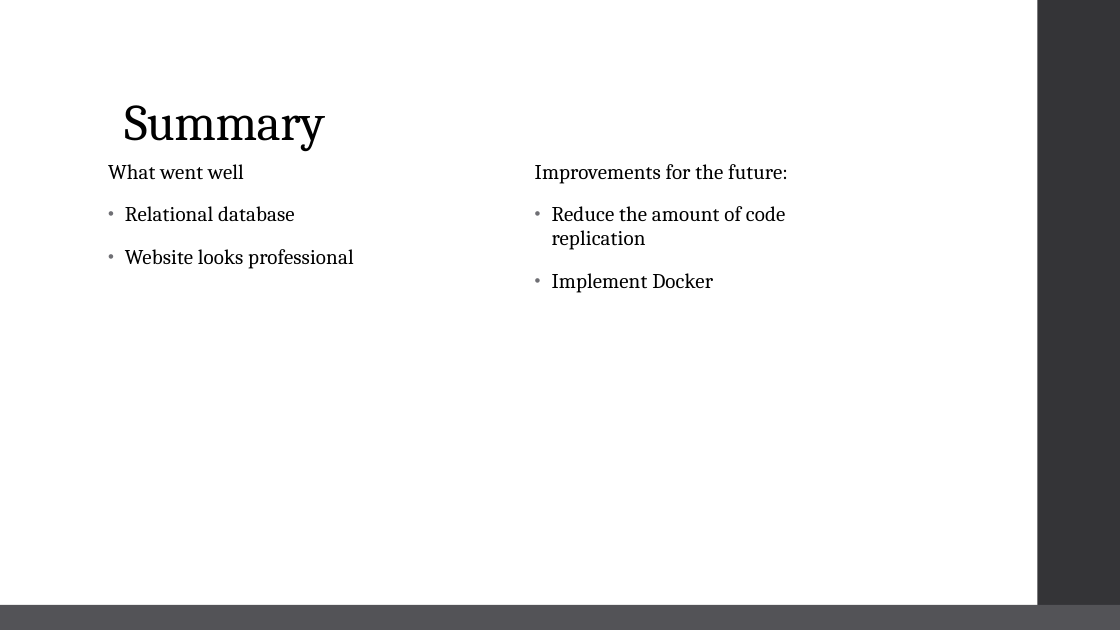
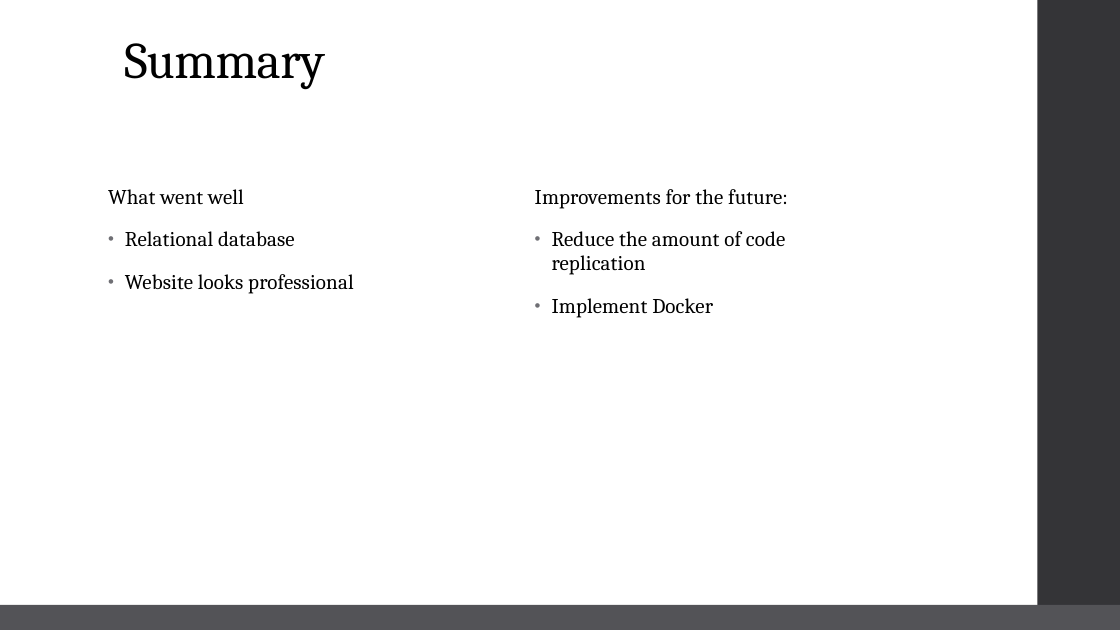
Before and after one commit to RuairidhT/Solo_Project, a slide deck: slide 13 of Documentation/BILLY NO WEIGHTS.pptx. Drawn at 1120x630 pixels with LibreOffice and Linux fonts; fonts in the diff are those of the drawing. Boxes give left, top, right and bottom in pixels: in the first picture for what was removed or moved away, otherwise in the second. Text is boxed around its words. In the diff, an @@ line names an element or a change of style, - is before the commit and + after.

```diff
--- a/Documentation/BILLY NO WEIGHTS.pptx
+++ b/Documentation/BILLY NO WEIGHTS.pptx
@@ title "Summary" moved from (x1=124, y1=105, x2=324, y2=151) to (x1=124, y1=43, x2=324, y2=90) @@
@@ text "What went well" moved from (x1=108, y1=164, x2=353, y2=269) to (x1=108, y1=189, x2=353, y2=294) @@
@@ text "Improvements for the future:" moved from (x1=535, y1=164, x2=788, y2=293) to (x1=535, y1=189, x2=788, y2=318) @@
```
Also in this commit, not shown: 4 other slides changed.
